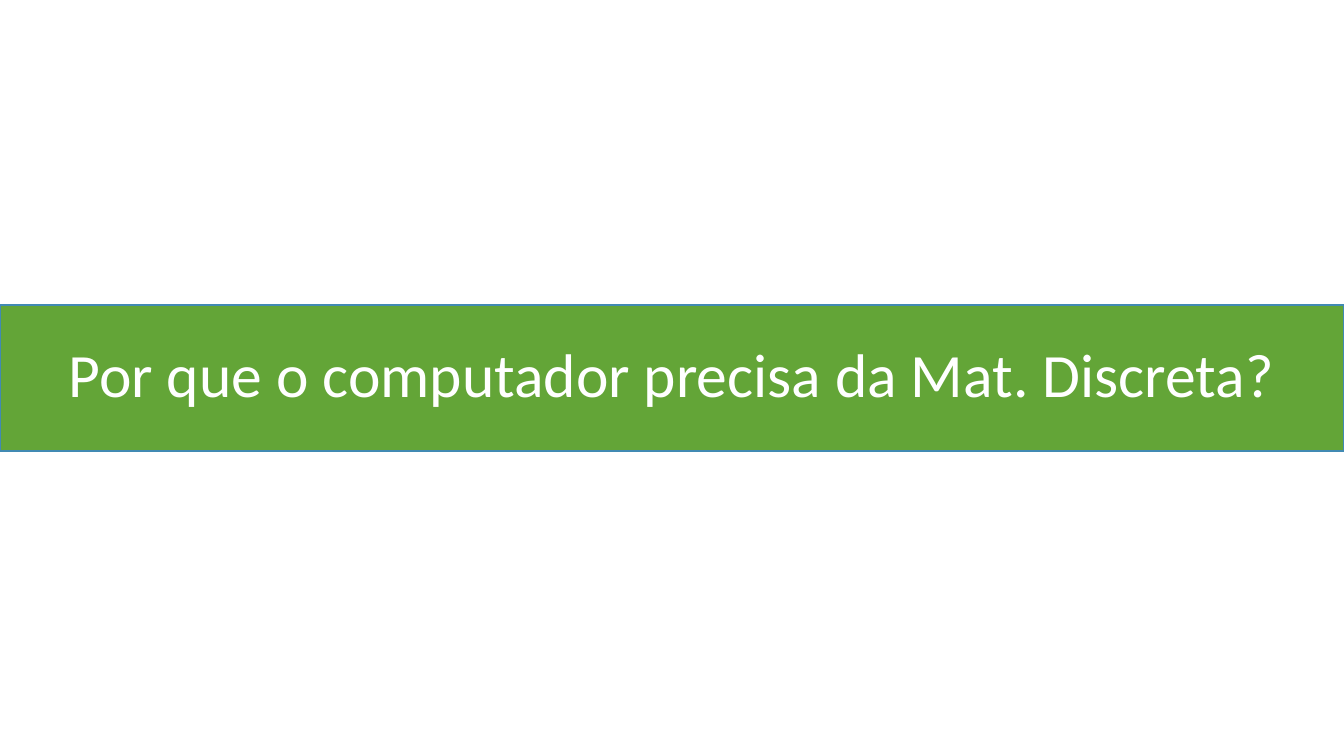
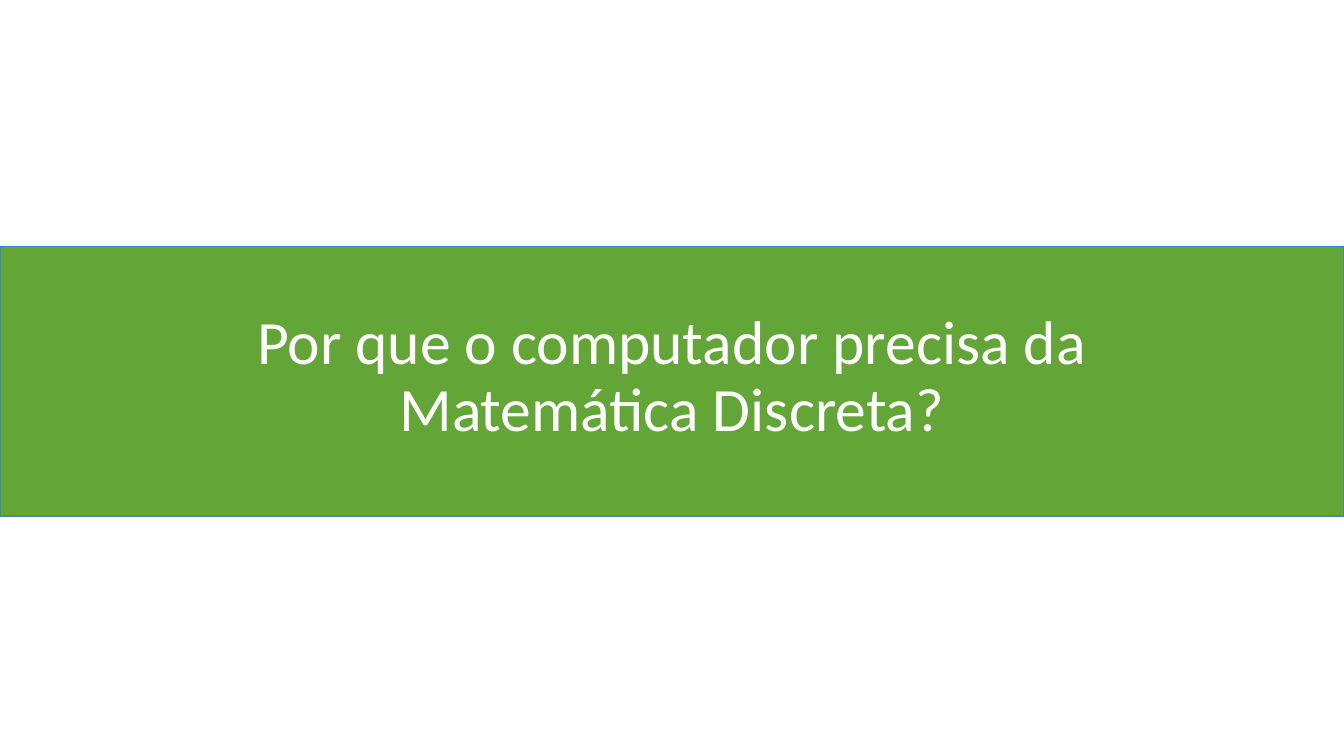
Before and after one commit to Marcio-Salmazo/Aulas, a slide deck: slide 7 of UNIUBE-MD/Teoria_MD.pptx. Drawn at 1344x756 pixels with LibreOffice and Linux fonts; fonts in the diff are those of the drawing. Boxes give left, top, right and bottom in pixels: in the first picture for what was removed or moved away, otherwise in the second. Text is boxed around its words. In the diff, an @@ line names an element or a change of style, - is before the commit and + after.

```diff
--- a/UNIUBE-MD/Teoria_MD.pptx
+++ b/UNIUBE-MD/Teoria_MD.pptx
@@ rectangle: place and size @@
-rectangle at box(0, 306, 1344, 452)
+rectangle at box(0, 247, 1344, 516)
@@ title at box(257, 321, 1086, 432): text changed @@
-Por que o computador precisa da Mat. Discreta?
+Por que o computador precisa da Matemática Discreta?
```
Also in this commit, not shown: 22 other slides changed, 11 slides added, 1 slide removed, 2 other files.
